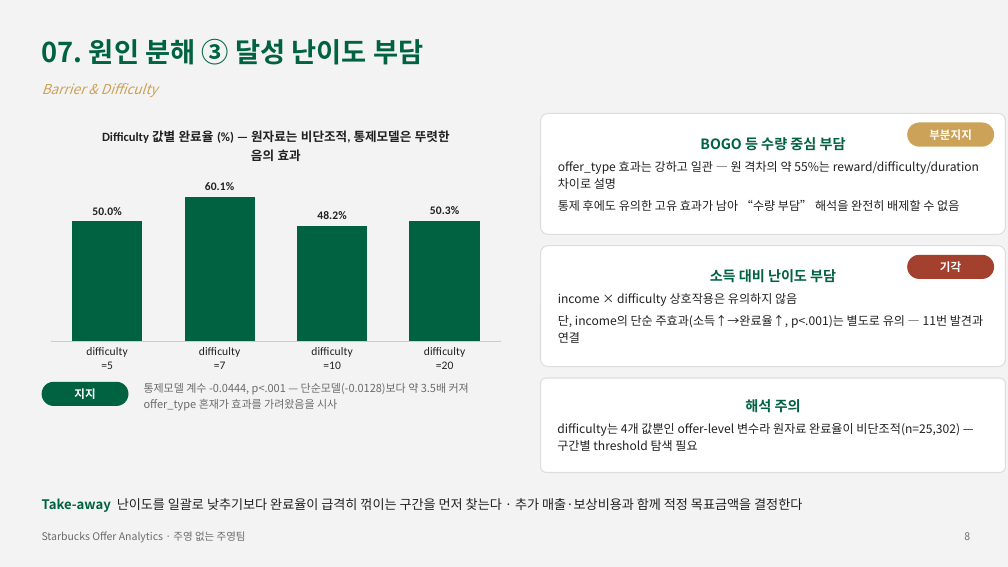
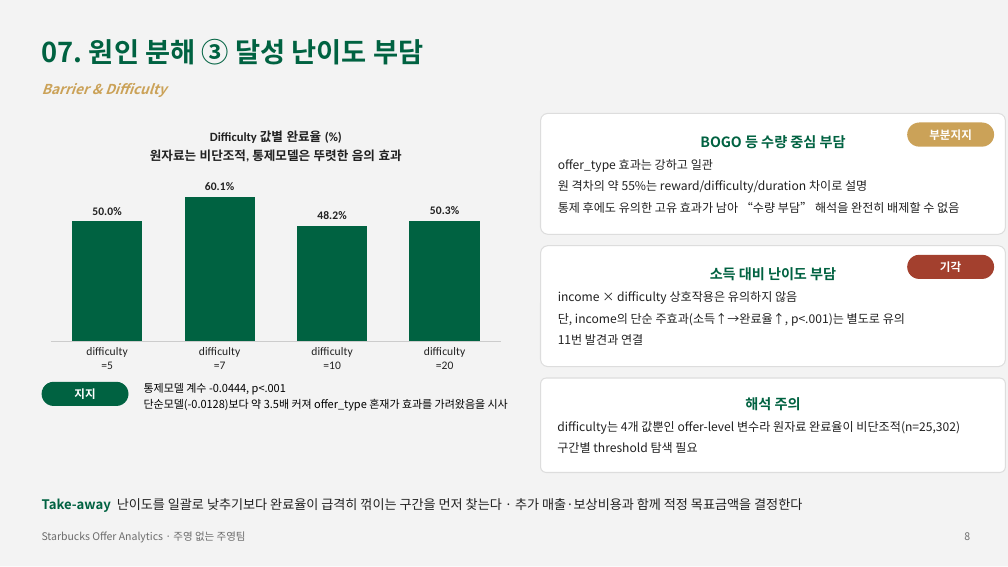
Before and after one commit to Sicheol-Pyo/ai-data-bootcamp, a slide deck: slide 8 of project_2/주영 없는 주영팀 Project2 발표자료.pptx. Drawn at 1008x567 pixels with LibreOffice and Linux fonts; fonts in the diff are those of the drawing. Boxes give left, top, right and bottom in pixels: in the first picture for what was removed or moved away, otherwise in the second. Text is boxed around its words. In the diff, an @@ line names an element or a change of style, - is before the commit and + after.

Commit message:
Project2 발표자료 및 대시보드 수정

```diff
--- a/project_2/주영 없는 주영팀 Project2 발표자료.pptx
+++ b/project_2/주영 없는 주영팀 Project2 발표자료.pptx
@@ text "Barrier & Difficulty" at (x1=42, y1=83, x2=167, y2=97): bold on @@
@@ column chart at (x1=42, y1=113, x2=510, y2=378) @@
@@ title "Difficulty 값별 완료율 (%) — 원자료는 비단조적, 통제모델은 뚜렷한 음의 효과" to "Difficulty 값별 완료율 (%) 원자료는 비단조적, 통제모델은 뚜렷한 음의 효과" @@
@@ text in rounded rectangle at (x1=558, y1=159, x2=867, y2=193): text changed @@
-offer_type 효과는 강하고 일관 — 원 격차의 약 55%는 reward/difficulty/duration 차이로 설명
+offer_type 효과는 강하고 일관
+원 격차의 약 55%는 reward/difficulty/duration 차이로 설명
@@ text in rounded rectangle at (x1=558, y1=313, x2=905, y2=345): text changed @@
-단, income의 단순 주효과(소득↑→완료율↑, p<.001)는 별도로 유의 — 11번 발견과 연결
+단, income의 단순 주효과(소득↑→완료율↑, p<.001)는 별도로 유의
+11번 발견과 연결
@@ text at (x1=144, y1=383, x2=508, y2=411): text changed; text colour #6B6B6B to #000000 @@
-통제모델 계수 -0.0444, p<.001 — 단순모델(-0.0128)보다 약 3.5배 커져 offer_type 혼재가 효과를 가려왔음을 시사
+통제모델 계수 -0.0444, p<.001
+단순모델(-0.0128)보다 약 3.5배 커져 offer_type 혼재가 효과를 가려왔음을 시사
@@ text in rounded rectangle at (x1=557, y1=421, x2=960, y2=453): text changed @@
-difficulty는 4개 값뿐인 offer-level 변수라 원자료 완료율이 비단조적(n=25,302) — 구간별 threshold 탐색 필요
+difficulty는 4개 값뿐인 offer-level 변수라 원자료 완료율이 비단조적(n=25,302)
+구간별 threshold 탐색 필요
```
Also in this commit, not shown: 9 other slides changed, 8 other files.
